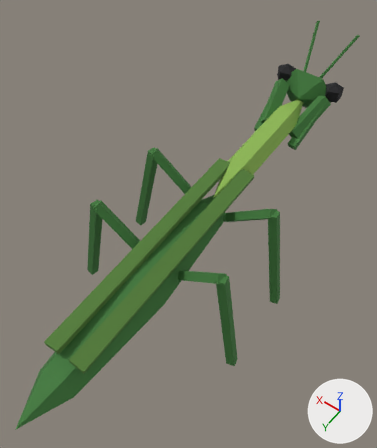
An edit to the glTF model site/models/GN_Mantis_01.glb, drawn before and after from the same camera.
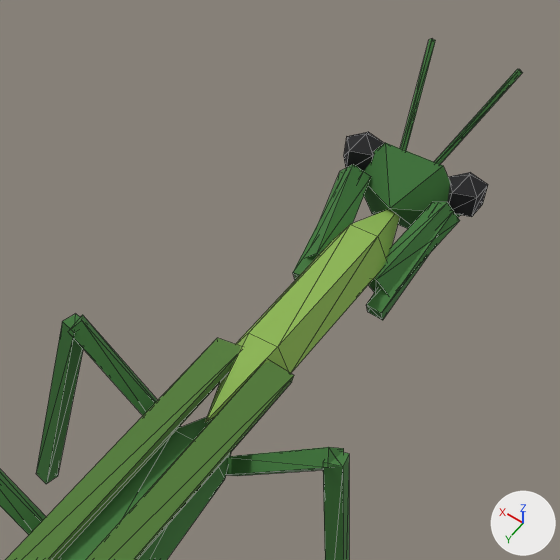
There are two pictures of each version: one whole from a camera (50 mm lens) standing at (-0.0212, 0.0327, 0.0578) and looking at (0.0013, 0.0012, 0.0082), one close up on the part from 32% to 100% of the width and 1% to 58% of the height. Lighting does not change. The marker at lower right points along +X, +Y and +Z. The first two pictures are the older version. The close-ups show mesh edges as thin lines. Vertices at exactly the same position are counted once.

The first close-up shows 'GN_Mantis_01'.
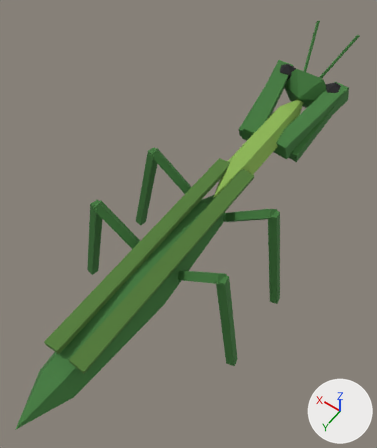
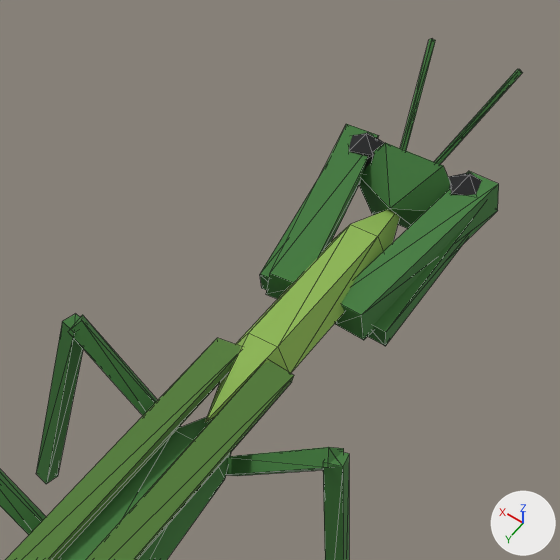
Pixel boxes (x1, y1, x2, y2) of what changed, in the close-ups (560 x 560 px; the box of a moved part takes in the faces that stretch with it):
```json
{"part": 1, "of": "me_gn_mantis_01", "change": "moved or reshaped", "before": [366, 210, 454, 320], "after": [368, 216, 475, 346]}
{"part": 2, "of": "me_gn_mantis_01", "change": "moved or reshaped", "before": [293, 168, 363, 280], "after": [260, 181, 317, 290]}
{"part": 3, "of": "me_gn_mantis_01", "change": "moved or reshaped", "before": [306, 164, 460, 295], "after": [266, 124, 499, 340]}
```

Edits to the scene script, one JSON object a line:
```json
{"block": "me_gn_mantis_01", "where": "me_gn_mantis_01.from_pydata(...)  # 240 vertices, 396 faces; spans x -0.0114..0.0114, y -0.0321..0.03, z -0.0001..0.0182"}
{"block": "me_gn_mantis_01", "where": "# used by ob_gn_mantis_01; location = (0.0, 0.0, 0.0)"}
{"block": "me_gn_mantis_01", "change": "me_gn_mantis_01 part 1: the loose piece of 8 vertices spanning x -0.0038..-0.002, y -0.0243..-0.0167, z 0.0085..0.013 is multiplied about its middle by the matrix ((1.54, -0.02, -0.004), (0.019, 1.52, -0.245), (0.007, 0.245, 1.52)), then moved by (-0.0011, -0.0002, 0.0004)"}
{"block": "me_gn_mantis_01", "change": "me_gn_mantis_01 part 2: the loose piece of 8 vertices spanning x 0.002..0.0038, y -0.0243..-0.0167, z 0.0085..0.013 is multiplied about its middle by the matrix ((1.54, 0.02, 0.004), (-0.019, 1.52, -0.245), (-0.007, 0.245, 1.52)), then moved by (0.0011, -0.0002, 0.0004)"}
{"block": "me_gn_mantis_01", "change": "me_gn_mantis_01 part 3"}
{"op": "set", "path": "me_gn_mantis_01.vertices[48].co", "old": "(-0.003, -0.0179, 0.0099)", "new": "(-0.0034, -0.014, 0.0095)", "note": "not seen -> pixel (363, 340)"}
{"op": "set", "path": "me_gn_mantis_01.vertices[49].co", "old": "(-0.0019, -0.0184, 0.009)", "new": "(-0.0013, -0.0144, 0.0093)", "note": "not seen -> pixel (335, 324)"}
{"op": "set", "path": "me_gn_mantis_01.vertices[50].co", "old": "(-0.0042, -0.0239, 0.0124)", "new": "(-0.0056, -0.0265, 0.012)", "note": "pixel (459, 220) -> pixel (497, 210)"}
{"op": "set", "path": "me_gn_mantis_01.vertices[51].co", "old": "(-0.0031, -0.0244, 0.0115)", "new": "(-0.0035, -0.0269, 0.0118)"}
{"op": "set", "path": "me_gn_mantis_01.vertices[52].co", "old": "(-0.0021, -0.0176, 0.011)", "new": "(-0.0031, -0.0136, 0.0117)", "note": "pixel (376, 279) -> pixel (361, 315)"}
{"op": "set", "path": "me_gn_mantis_01.vertices[53].co", "old": "(-0.001, -0.0181, 0.0101)", "new": "(-0.001, -0.014, 0.0115)"}
{"op": "set", "path": "me_gn_mantis_01.vertices[54].co", "old": "(-0.0033, -0.0236, 0.0135)", "new": "(-0.0053, -0.0261, 0.0142)", "note": "pixel (447, 202) -> pixel (498, 183)"}
{"op": "set", "path": "me_gn_mantis_01.vertices[55].co", "old": "(-0.0022, -0.0241, 0.0126)", "new": "(-0.0032, -0.0265, 0.014)", "note": "pixel (432, 201) -> pixel (468, 170)"}
{"op": "set", "path": "me_gn_mantis_01.vertices[64].co", "old": "(0.0021, -0.0176, 0.011)", "new": "(0.0031, -0.0136, 0.0117)", "note": "pixel (317, 253) -> pixel (269, 273)"}
{"op": "set", "path": "me_gn_mantis_01.vertices[65].co", "old": "(0.001, -0.0181, 0.0101)", "new": "(0.001, -0.014, 0.0115)"}
{"op": "set", "path": "me_gn_mantis_01.vertices[66].co", "old": "(0.0033, -0.0236, 0.0135)", "new": "(0.0053, -0.0261, 0.0142)", "note": "pixel (353, 164) -> pixel (346, 123)"}
{"op": "set", "path": "me_gn_mantis_01.vertices[67].co", "old": "(0.0022, -0.0241, 0.0126)", "new": "(0.0032, -0.0265, 0.014)", "note": "pixel (371, 176) -> pixel (378, 135)"}
{"op": "set", "path": "me_gn_mantis_01.vertices[68].co", "old": "(0.003, -0.0179, 0.0099)", "new": "(0.0034, -0.014, 0.0095)", "note": "not seen -> pixel (265, 294)"}
{"op": "set", "path": "me_gn_mantis_01.vertices[69].co", "old": "(0.0019, -0.0184, 0.009)", "new": "(0.0013, -0.0144, 0.0093)"}
{"op": "set", "path": "me_gn_mantis_01.vertices[70].co", "old": "(0.0042, -0.0239, 0.0124)", "new": "(0.0056, -0.0265, 0.012)", "note": "pixel (339, 171) -> not seen"}
{"op": "set", "path": "me_gn_mantis_01.vertices[71].co", "old": "(0.0031, -0.0244, 0.0115)", "new": "(0.0035, -0.0269, 0.0118)"}
```
